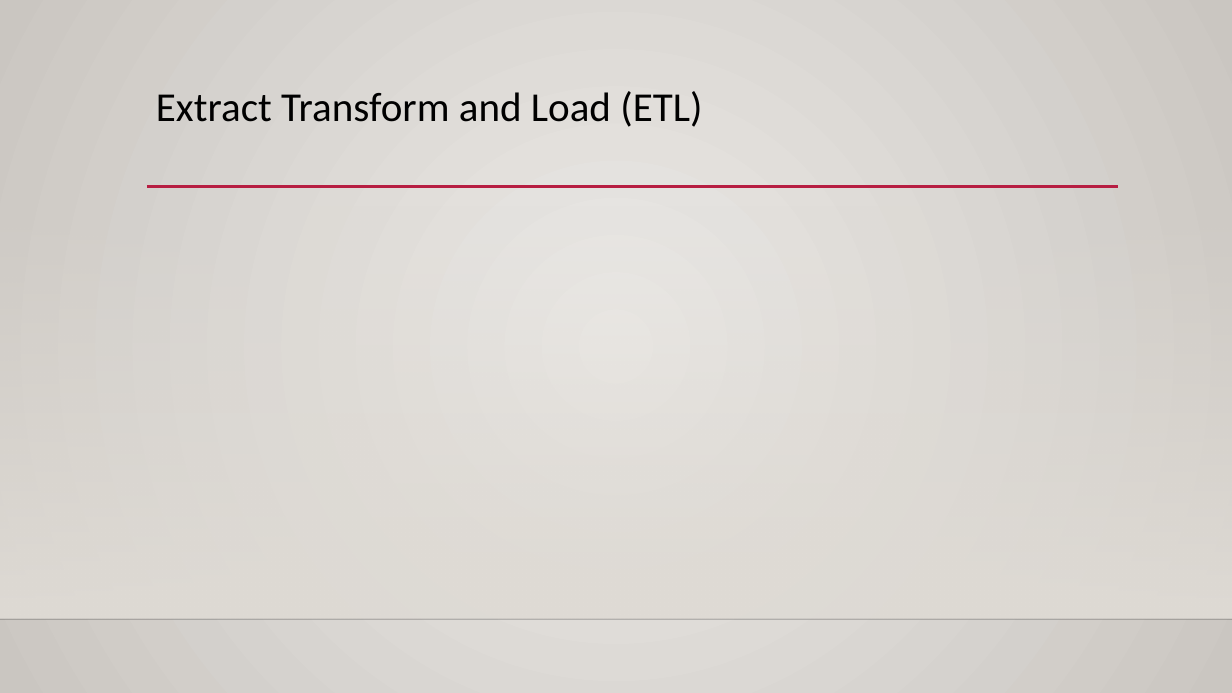
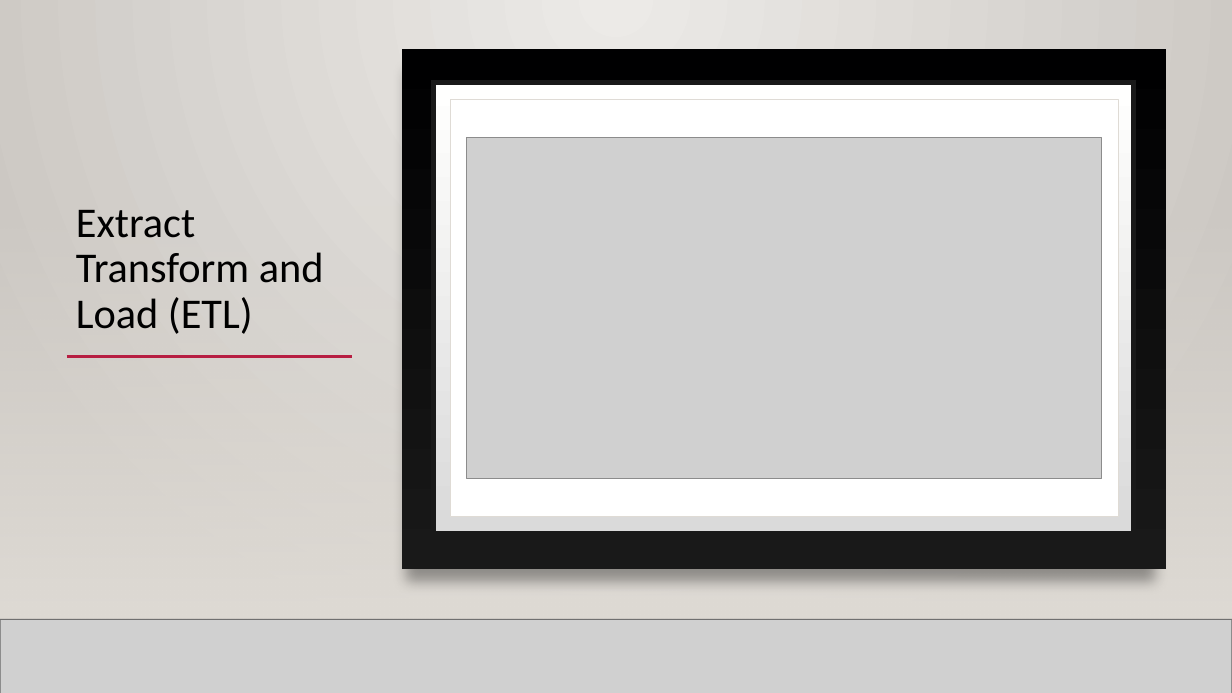
Before and after one commit to mahyarshu/Gigalytics, a slide deck: slide 59 of documents/Presentation/Innovators.pptx. Drawn at 1232x693 pixels with LibreOffice and Linux fonts; fonts in the diff are those of the drawing; grey boxes stand for pictures; background and template pictures are left out. Boxes give left, top, right and bottom in pixels: in the first picture for what was removed or moved away, otherwise in the second. Text is boxed around its words. In the diff, an @@ line names an element or a change of style, - is before the commit and + after.

```diff
--- a/documents/Presentation/Innovators.pptx
+++ b/documents/Presentation/Innovators.pptx
@@ rectangle added at (0, 0, 1232, 693), fill gradient #ECEAE7 to #CAC7C1 @@
@@ rectangle added at (402, 49, 1166, 569), fill gradient #000001 to #191919 @@
@@ rectangle added at (433, 82, 1134, 533), fill gradient #DADADA to #FFFFFE, outline #191919 4 pt @@
@@ rectangle added at (450, 99, 1118, 517), fill #FFFFFF, outline #DFDBD5 0.5 pt @@
@@ title "Extract Transform and Load (ETL)": place and size @@
-title "Extract Transform and Load (ETL)" at (156, 91, 702, 127)
+title "Extract Transform and Load (ETL)" at (76, 210, 324, 334)
@@ title "Extract Transform and Load (ETL)" at (76, 210, 324, 334): size 32 to 33 pt; vertical alignment top to bottom @@
@@ picture added at (467, 138, 1102, 479) @@
@@ rectangle added at (0, 204, 1232, 619), fill gradient #DFDBD5 @@
@@ rectangle added at (0, 204, 1232, 619), fill gradient #DFDBD5 @@
@@ line added from (67, 357) to (352, 357), #B71E42 2.5 pt @@
@@ line added from (244, 357) to (1117, 357), #B71E42 2.5 pt @@
@@ line added from (0, 619) to (1232, 619), #000001 1 pt @@
@@ picture added at (0, 619, 1232, 693) @@
@@ line added from (0, 619) to (1232, 619), #000001 1 pt @@
```
Also in this commit, not shown: 5 other slides changed.
